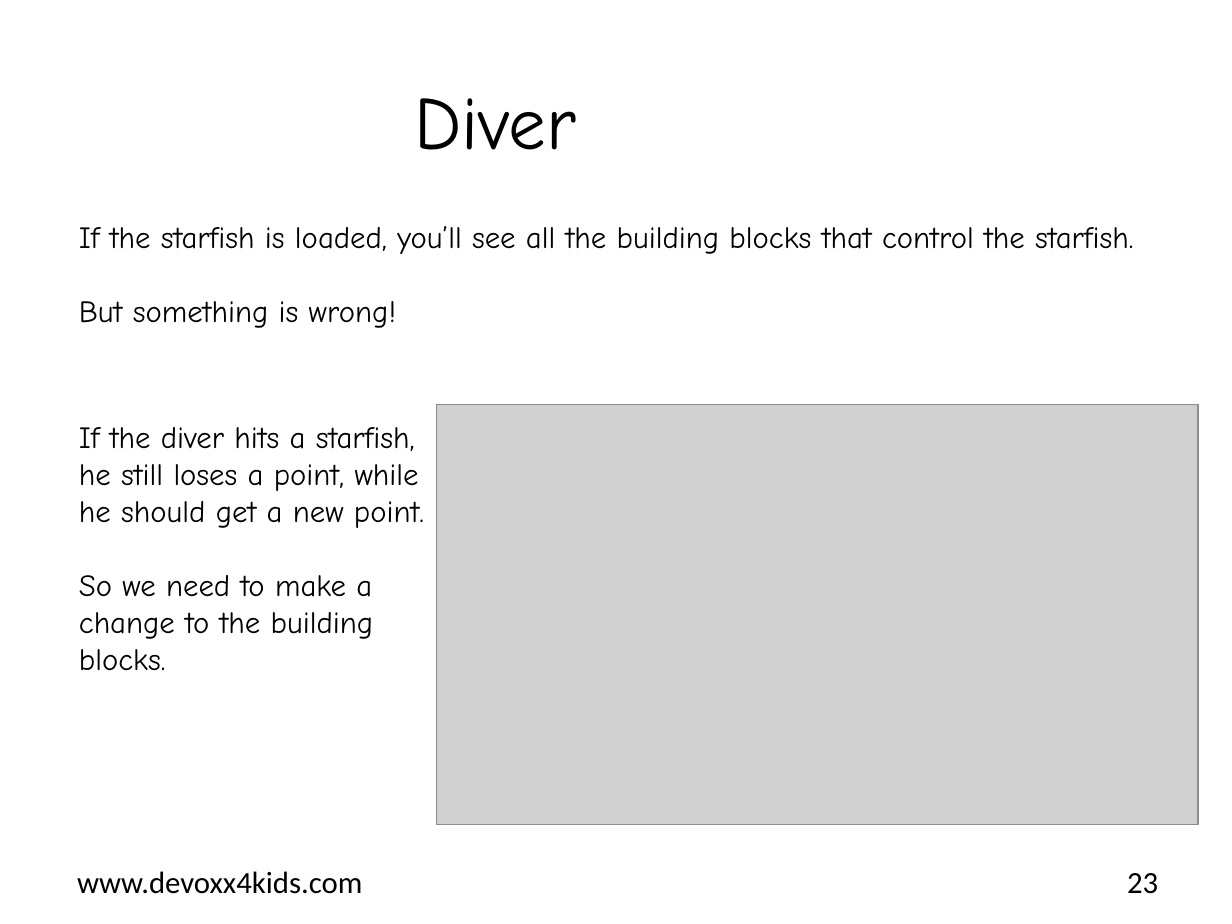
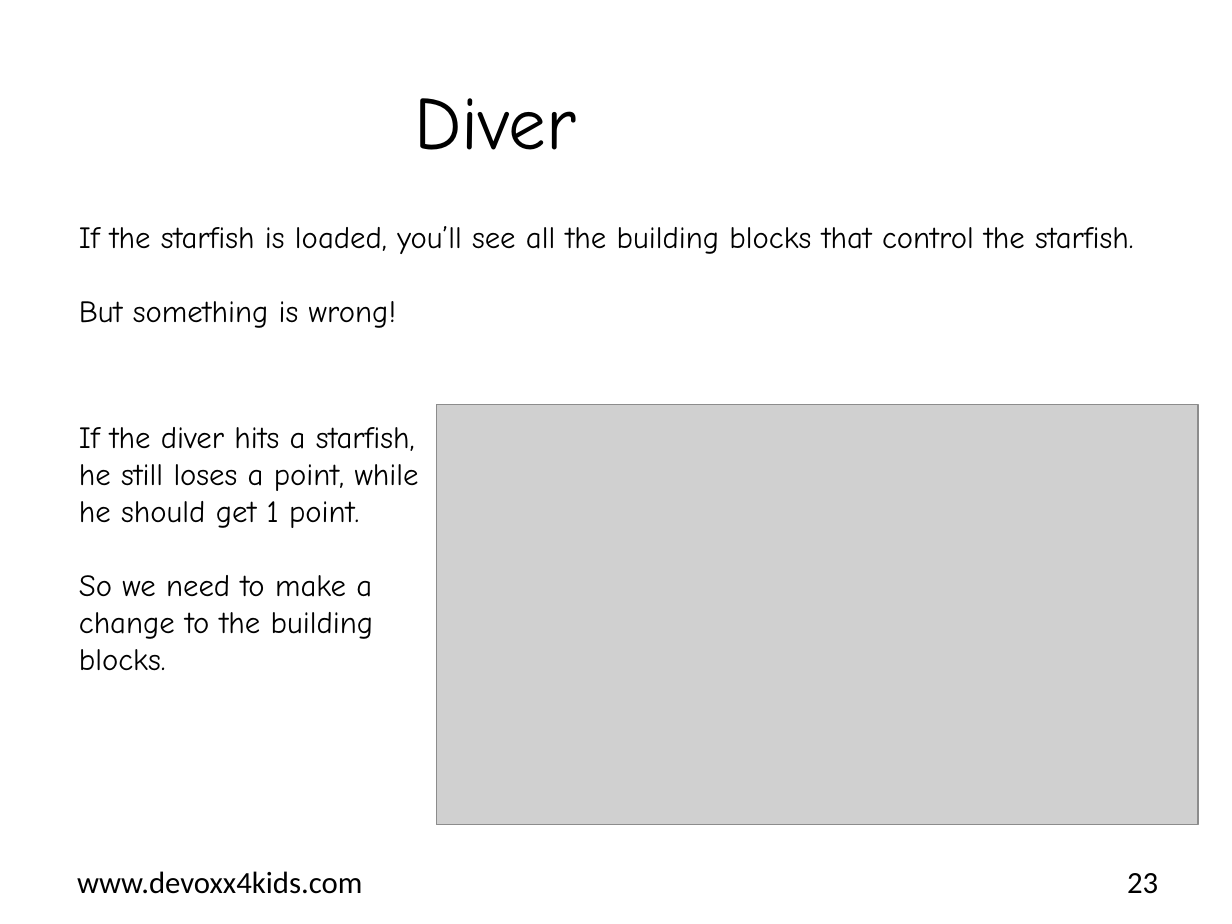
Before and after one commit to bertjan/jpoint-devoxx4kids, a slide deck: slide 23 of scratch-leapmotion/instructions/en/Assignment_Diver.pptx. Drawn at 1232x924 pixels with LibreOffice and Linux fonts; fonts in the diff are those of the drawing; grey boxes stand for pictures; background and template pictures are left out. Boxes give left, top, right and bottom in pixels: in the first picture for what was removed or moved away, otherwise in the second. Text is boxed around its words. In the diff, an @@ line names an element or a change of style, - is before the commit and + after.

```diff
--- a/scratch-leapmotion/instructions/en/Assignment_Diver.pptx
+++ b/scratch-leapmotion/instructions/en/Assignment_Diver.pptx
@@ text at bbox=[79, 427, 419, 528]: text changed @@
-If the diver hits a starfish, he still loses a point, while he should get a new point.
+If the diver hits a starfish, he still loses a point, while he should get 1 point.
```
Also in this commit, not shown: 17 other slides changed, 1 other file.
